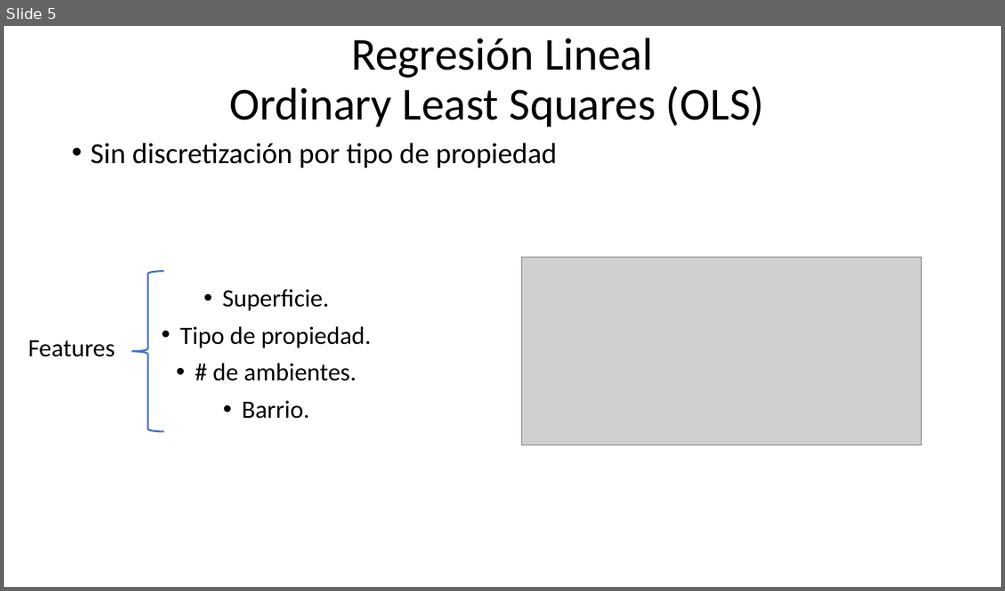
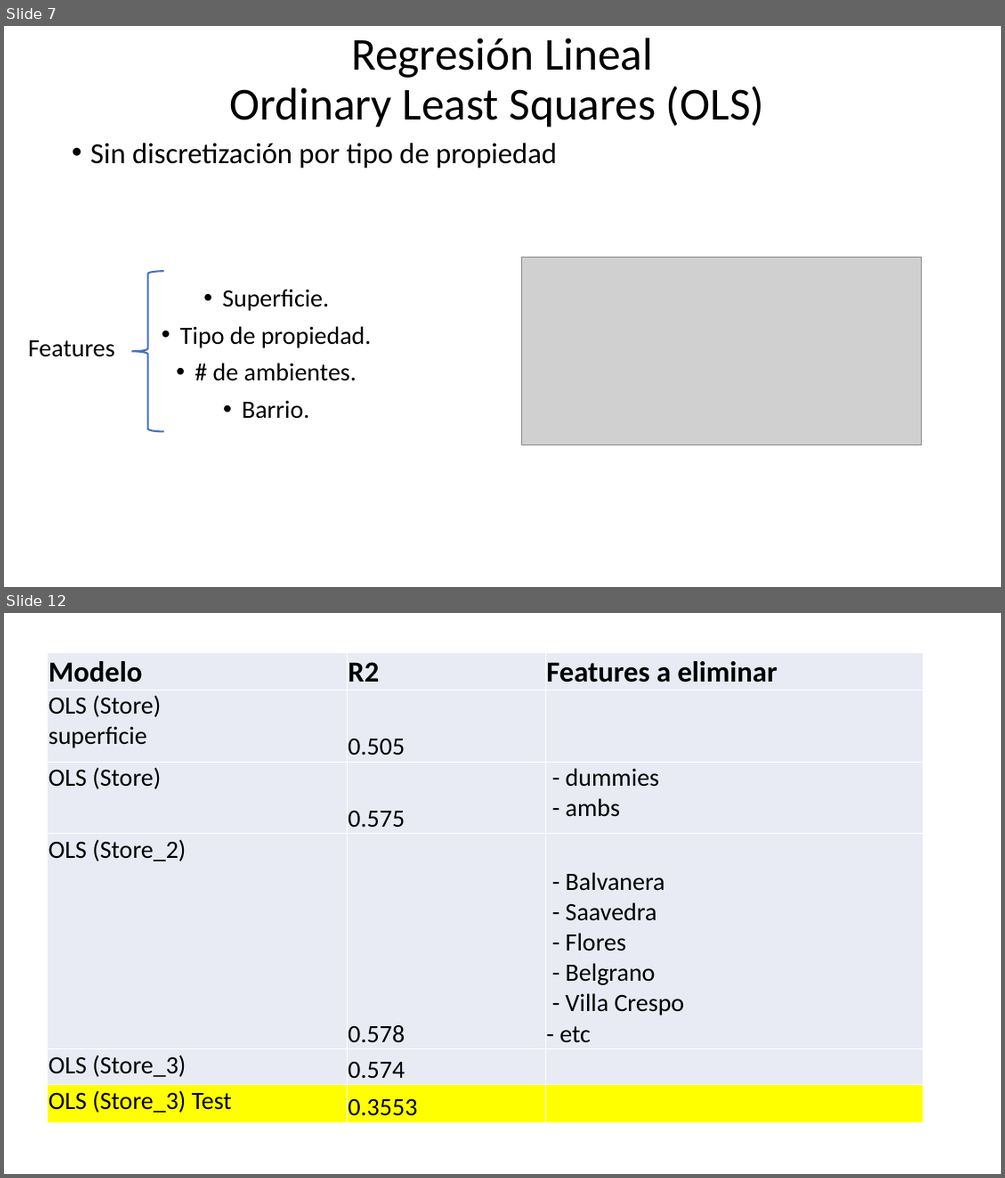
Before and after one commit to asasa293/limpieza_datos, a slide deck: TP2/TP2_GRUPO12.pptx. Shown one above the other, each under a label of ours: slide 5 before the commit, slides 7 and 12 after it; the slides between them are not shown. The pictures are 1005x591 and 1005x1178 pixels, drawn with LibreOffice and Linux fonts; fonts in the diff are those of the drawing; grey boxes stand for pictures. Boxes give left, top, right and bottom in pixels: in the first picture for what was removed or moved away, otherwise in the second. Text is boxed around its words. In the diff, an @@ line names an element or a change of style, - is before the commit and + after.

```diff
--- a/TP2/TP2_GRUPO12.pptx
+++ b/TP2/TP2_GRUPO12.pptx
@@ slide 12 added at [4, 613, 1001, 1174], background #FFFFFF @@
@@ table added at [48, 652, 923, 1122], 6 rows, 3 columns @@
+Modelo | R2 | Features a eliminar
+OLS (Store) superficie | 0.505 | 
+OLS (Store) | 0.575 | - dummies - ambs
+OLS (Store_2) | 0.578 | - Balvanera - Saavedra - Flores - Belgrano - Villa Crespo - etc
+OLS (Store_3) | 0.574 | 
+OLS (Store_3) Test | 0.3553 | 
@@ what was slide 5 is now slide 7 @@
```
Also in this commit, not shown: 1 slide changed, 9 other slides added, 20 slides removed, 2 other files.
